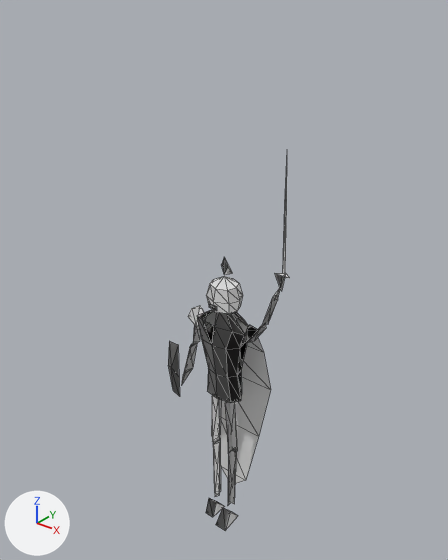
The OBJ model priv/models/fighter.obj: old version first, new version second.
Before and after are seen from a 50 mm camera at (2.15, -2.69, 3.59) aimed at (-0.1, 0.12, 1.85). Lighting does not change. The marker at lower left points along +X, +Y and +Z. The older version comes first. Mesh edges are drawn as thin lines. Where no turn or scale is listed for an object, it has been applied to the vertices.

Objects in the first picture: 'fighter'.
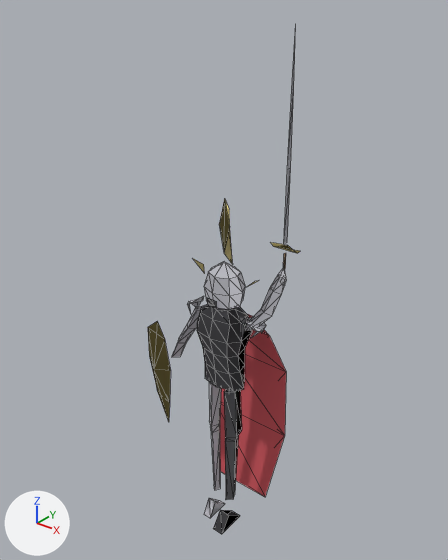
The change, as a list of edits to the scene's bpy script:
```text
Change me_fighter:
    verts and faces of me_fighter; kept vertices keep their numbers, new ones are numbered from 189
    remove me_fighter.from_pydata(...)  # 189 vertices, 228 faces; spans x -0.42..0.48, y -0.16..0.2, z 0.0..2.8
    add me_fighter.from_pydata(...)  # 227 vertices, 303 faces; spans x -0.58..0.53, y -0.2..0.36, z 0.0..3.4
    me_fighter part 1: the loose piece of 25 vertices spanning x -0.12..0.12, y -0.11..0.1, z 1.74..1.95 is scaled about its middle by (1.14, 1.11, 1.26), then moved by (0.0, 0.0, 0.07), in mat_armor (light grey #c4c4cb)
    me_fighter part 2: the loose piece of 4 vertices spanning x -0.03..0.03, y -0.11, z 1.77..1.8 is moved by (0.0, -0.01, 0.04), in mat_armor (light grey #c4c4cb)
    me_fighter part 3: the loose piece of 6 vertices spanning x 0.03..0.12, y -0.14..0.03, z 0.0..0.12 is scaled about the mesh origin by (1.03, 1.3, 1), in mat_armor (light grey #c4c4cb)
    me_fighter part 4: the loose piece of 42 vertices spanning x -0.2..0.2, y -0.13..0.1, z 1.08..1.72 is rebuilt with 48 vertices and now spans x -0.18..0.18, y -0.15..0.12, z 1.18..1.75, in mat_armor (light grey #c4c4cb)
    me_fighter part 5: the loose piece of 11 vertices spanning x -0.24..0.24, y 0.08..0.2, z 0.2..1.6 is rebuilt with 13 vertices and now spans x -0.32..0.32, y 0.1..0.36, z 0.1..1.68, in mat_cape (red #da5961)
    me_fighter part 6: the loose piece of 8 vertices spanning x 0.04..0.13, y -0.07..0.03, z 0.66..1.06 is rebuilt with 16 vertices and now spans x 0.04..0.14, y -0.09..0.04, z 0.2..1.16, in mat_armor (light grey #c4c4cb)
    me_fighter part 7: the loose piece of 8 vertices spanning x -0.11..-0.04, y -0.06..0.04, z 0.66..1.06 is rebuilt with 16 vertices and now spans x -0.12..-0.04, y -0.06..0.06, z 0.2..1.16, in mat_armor (light grey #c4c4cb)
    me_fighter part 8: the loose piece of 5 vertices spanning x 0.41..0.43, y -0.01..0.01, z 2.1..2.8 is rebuilt with 7 vertices and now spans x 0.43, y -0.02..0.02, z 2.28..3.4, in mat_blade (white #dadae5)
    me_fighter part 9: 6 loose pieces with 41 vertices, spanning x -0.32..0.32, y -0.08..0.08, z 0.14..2.08, are deleted
    me_fighter part 10
    33 vertices are removed from x -0.42..0.48, y -0.16..0.06, z 0.96..2.09
    36 faces are deleted
    76 vertices are added at x -0.58..0.53, y -0.2..0.08, z 0.65..2.45
    10 new vertices lie (0.04, 0.04, 0.0) away from vertices in x -0.42..0.2, y -0.1..0.0, z 1.26..1.66
    22 new faces join them, mat_gold (yellow #edda89)
    74 new faces join them, mat_armor (light grey #c4c4cb)
    6 new faces join them, mat_leather (brown #a08161)
    me_fighter part 11
    add delete_vertices([*range(133, 138)])  # with the faces that use them
    add verts[251] = (-0.04, -0.06, 0.12)  # pixel (215, 501)
    add verts[252] = (-0.1, -0.12, 0.0)  # pixel (203, 514)
    add verts[253] = (-0.04, -0.12, 0.0)  # pixel (210, 518)
    add verts[254] = (-0.1, 0.06, 0.0)  # pixel (219, 500)
    add verts[255] = (-0.04, 0.06, 0.0)  # pixel (225, 503)
    add faces += [(132, 251, 253), (132, 253, 252), (132, 254, 252), (251, 253, 255), (253, 254, 255), (252, 254, 253)]  # mat_armor (light grey #c4c4cb)
    add me_fighter.materials.append(mat_armor)  # light grey #c4c4cb
    add me_fighter.materials.append(mat_gold)  # yellow #edda89
    add me_fighter.materials.append(mat_cape)  # red #da5961
    add me_fighter.materials.append(mat_leather)  # brown #a08161
    add me_fighter.materials.append(mat_blade)  # white #dadae5
```

Pixel boxes (x1, y1, x2, y2) of what changed, in the pictures (448 x 560 px; the box of a moved part takes in the faces that stretch with it):
'fighter', reshaped (25% wider, 40% taller)
    before: (168, 169, 289, 531)
    after: (148, 27, 300, 534)
part 1 of me_fighter, moved or reshaped
    before: (206, 276, 243, 314)
    after: (204, 261, 245, 309)
part 2 of me_fighter, moved or reshaped
    before: (209, 304, 217, 311)
    after: (207, 298, 216, 307)
part 3 of me_fighter, moved or reshaped
    before: (216, 508, 238, 531)
    after: (213, 510, 240, 534)
part 4 of me_fighter, rebuilt (6% shorter)
    before: (197, 310, 249, 403)
    after: (197, 304, 252, 391)
part 5 of me_fighter, rebuilt (26% wider, 15% taller)
    before: (219, 325, 271, 484)
    after: (220, 314, 286, 497)
part 6 of me_fighter, rebuilt (46% wider, 109% taller)
    before: (225, 401, 237, 453)
    after: (224, 390, 242, 500)
part 7 of me_fighter, rebuilt
    before: (211, 395, 221, 441)
    after: (209, 382, 221, 490)
part 8 of me_fighter, rebuilt
    before: (283, 169, 287, 273)
    after: (284, 27, 296, 244)
part 9 of me_fighter, deleted
    before: (181, 257, 266, 505)
part 10 of me_fighter, built on
    before: (168, 273, 289, 396)
    after: (148, 198, 300, 422)
part 11 of me_fighter, moved or reshaped
    before: (206, 498, 224, 517)
    after: (204, 498, 225, 518)
